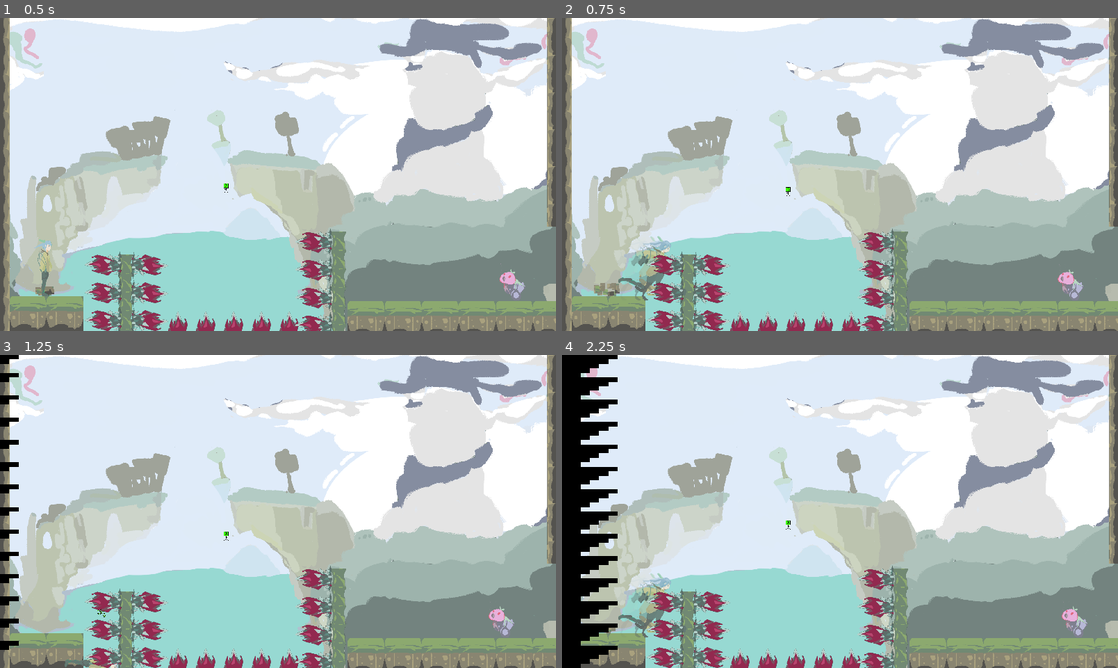
Above: before the commit, frames 1-4 (two rows, left to right).
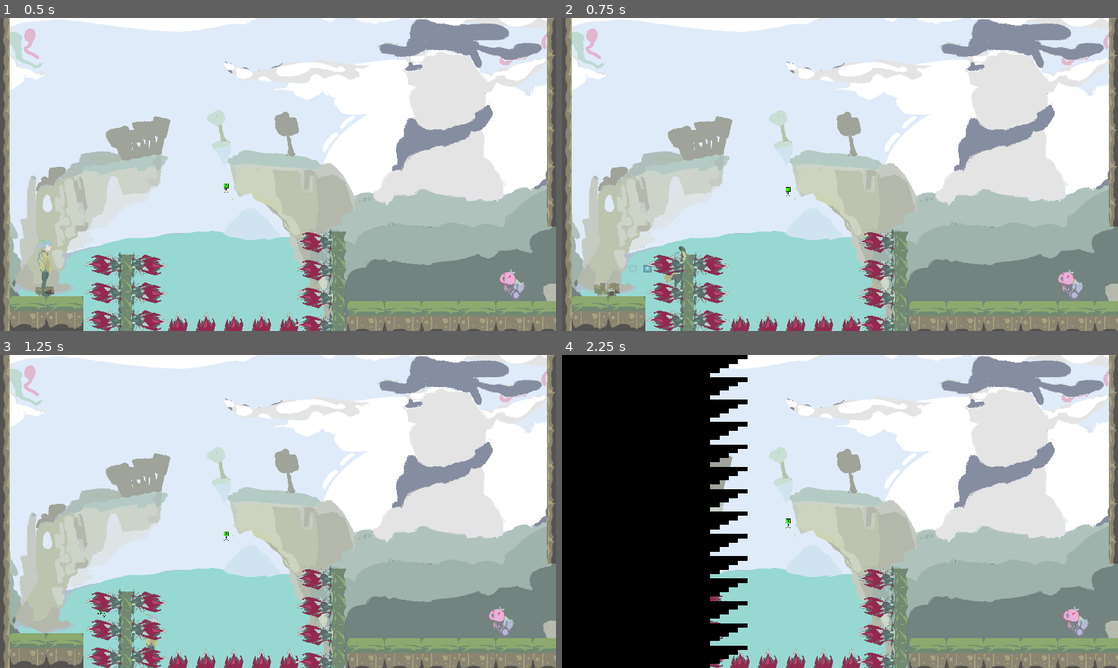
Above: after the commit, the same moments.

Repository: carterw11/lojam2023
Game: Godot game, scene res://Levels/Level9.tscn
Same seed, same stepped clock (60 frames per second), same inputs: the game is played once before the commit and once after it. This scene is started directly instead of the project's main scene. The engine's default icon, where the game draws it, is replaced by a stand-in: a white triangle on a blue panel in a dark square.
Inputs (mouse positions are in pixels of both pictures, inside the frame that each line leads up to):
- Up to frame 1 (0.5 s): no input
- Up to frame 2 (0.75 s): move the mouse to (962, 158) at 0.52 s; hold D (right) from 0.53 s (still down); tap Shift (dash) at 0.6 s
- Up to frame 3 (1.25 s): keep holding D (right); tap Space (jump) at 0.77 s
- Up to frame 4 (2.25 s): move the mouse to (728, 527) at 1.27 s; release D (right) at 1.28 s; hold S (down) 1.28-2.03 s; click (728, 527) at 1.35 s; tap Space (jump) at 1.52 s; tap Shift (dash) at 1.55, 2.1 s; move the mouse to (895, 442) at 2.02 s; hold D (right) from 2.03 s (still down)

Frame 1 is identical in both runs. In frame 2, 0.8% of the frame differs, in the area x 10-23%, y 69-91%; in frame 3, 1.2%; in frame 4, 23%, in the area x 3-95%, y 0-100%.

Commit message:
Revert "Merge branch 'main' of https://github.com/carterw11/lojam2023"
This reverts commit e9c5943181645efed85621e90d65db0e5b2dcb48, reversing
changes made to 2d35f5c3059ac4bfda4d4816371bcac6456a6060.

Diff:
--- a/Particles/dash_particles.tscn
+++ b/Particles/dash_particles.tscn
@@ -1,10 +1,8 @@
-[gd_scene load_steps=8 format=3 uid="uid://j6eyepvctgku"]
+[gd_scene load_steps=7 format=3 uid="uid://j6eyepvctgku"]
 
 [ext_resource type="Script" path="res://Particles/dash_particles.gd" id="1_t0o61"]
-[ext_resource type="Texture2D" uid="uid://1d4xl1l8wyhp" path="res://Images/Assets/Character/Running/Running7.png" id="2_6t11x"]
+[ext_resource type="Texture2D" uid="uid://bp2joo7ii7iul" path="res://icon.svg" id="1_yomhy"]
 [ext_resource type="Script" path="res://Particles/TrailEffect.gd" id="3_35nvx"]
-
-[sub_resource type="CanvasItemMaterial" id="CanvasItemMaterial_ijkdg"]
 
 [sub_resource type="Gradient" id="Gradient_0krt6"]
 offsets = PackedFloat32Array(0, 0.644444)
@@ -19,17 +17,18 @@
 gravity = Vector3(0, 0, 0)
 orbit_velocity_min = 0.0
 orbit_velocity_max = 0.0
+scale_min = 0.22
+scale_max = 0.22
 color_ramp = SubResource("GradientTexture1D_rapvg")
 
 [node name="Dash Particles" type="Node2D"]
 script = ExtResource("1_t0o61")
 
 [node name="TrailEffect" type="GPUParticles2D" parent="."]
-material = SubResource("CanvasItemMaterial_ijkdg")
 emitting = false
 amount = 10
 process_material = SubResource("ParticleProcessMaterial_yte64")
-texture = ExtResource("2_6t11x")
+texture = ExtResource("1_yomhy")
 lifetime = 0.2
 one_shot = true
 script = ExtResource("3_35nvx")
--- a/Player/player.gd
+++ b/Player/player.gd
@@ -59,6 +59,8 @@
 	if not is_on_floor():
 		if(hasLanded and canJump): # Hopefully the last hack in this project
 			sprite.stop()
+		if(!sprite.is_playing()):
+			sprite.play("Falling")
 		groundWalkParticles.emitting = false
 		hasLanded = false
 		if(canJump and coyoteTimer.is_stopped()):
@@ -66,8 +68,6 @@
 
 	# Applies gravity outside of a dash
 	if not is_on_floor() and !isDashing:
-		if(!sprite.is_playing()):
-			sprite.play("Falling")
 		velocity.y += gravity * delta
 
 	# Resets variables when you touch the ground
@@ -131,7 +131,7 @@
 		if abs(inputDirection.x) > 0.35:
 			# Moves character
 			velocity.x = ((inputDirection.x/abs(inputDirection.x)) * moveSpeed) + (grappleMomentumDirection.x * grappleMomentum)
-			if(is_on_floor() and !isAttacking):
+			if(is_on_floor()):
 				sprite.play("Run")
 		else:
 			# Prevents momentum, still feels a little weird when grappling
@@ -161,7 +161,6 @@
 
 	# Dash mechanic, takes precedence over all other movement
 	if Input.is_action_just_pressed("dash") and canDash and dashUnlocked and playerHasControl:
-		sprite.play("Dash")
 		canDash = false
 		isDashing = true
 		grappleMomentum = 0
@@ -171,8 +170,6 @@
 			velocity = dashSpeed * Vector2(faceDirection,0.0)
 		var particle = dashParticles.instantiate()
 		add_child(particle)
-		if(velocity.x < 0):
-			particle.trailParticles.scale = Vector2(-1,1)
 		particle = leafParticles.instantiate()
 		add_child(particle)
 		particle.rotation_degrees = 90 + (180/PI) * atan2(inputDirection.y,inputDirection.x)
@@ -227,13 +224,8 @@
 
 # Die
 func death():
-	if(deathTimer.is_stopped()):
-		sprite.rotation_degrees = 90
-		sprite.play("Death")
-		velocity.x = 0
-		sprite.position.y += 70
-		playerHasControl = false
-		deathTimer.start()
+	playerHasControl = false
+	deathTimer.start()
 
 # Timer to stay dashing only for the dedicated amount of time
 func _on_dash_timer_timeout():
--- a/Player/player.tscn
+++ b/Player/player.tscn
@@ -40,21 +40,10 @@
 "name": &"Attack",
 "speed": 60.0
 }, {
-"frames": [{
-"duration": 1.0,
-"texture": ExtResource("9_qir6k")
-}],
-"loop": false,
+"frames": [],
+"loop": true,
 "name": &"Dash",
-"speed": 60.0
-}, {
-"frames": [{
-"duration": 1.0,
-"texture": ExtResource("6_2vk3q")
-}],
-"loop": true,
-"name": &"Death",
-"speed": 60.0
+"speed": 5.0
 }, {
 "frames": [{
 "duration": 1.0,
@@ -148,7 +137,9 @@
 
 [node name="Sprite2D" type="AnimatedSprite2D" parent="."]
 sprite_frames = SubResource("SpriteFrames_2kwap")
-animation = &"Dash"
+animation = &"Attack"
+frame = 2
+frame_progress = 1.0
 
 [node name="CollisionShape2D" type="CollisionShape2D" parent="."]
 shape = SubResource("RectangleShape2D_mcp3o")
